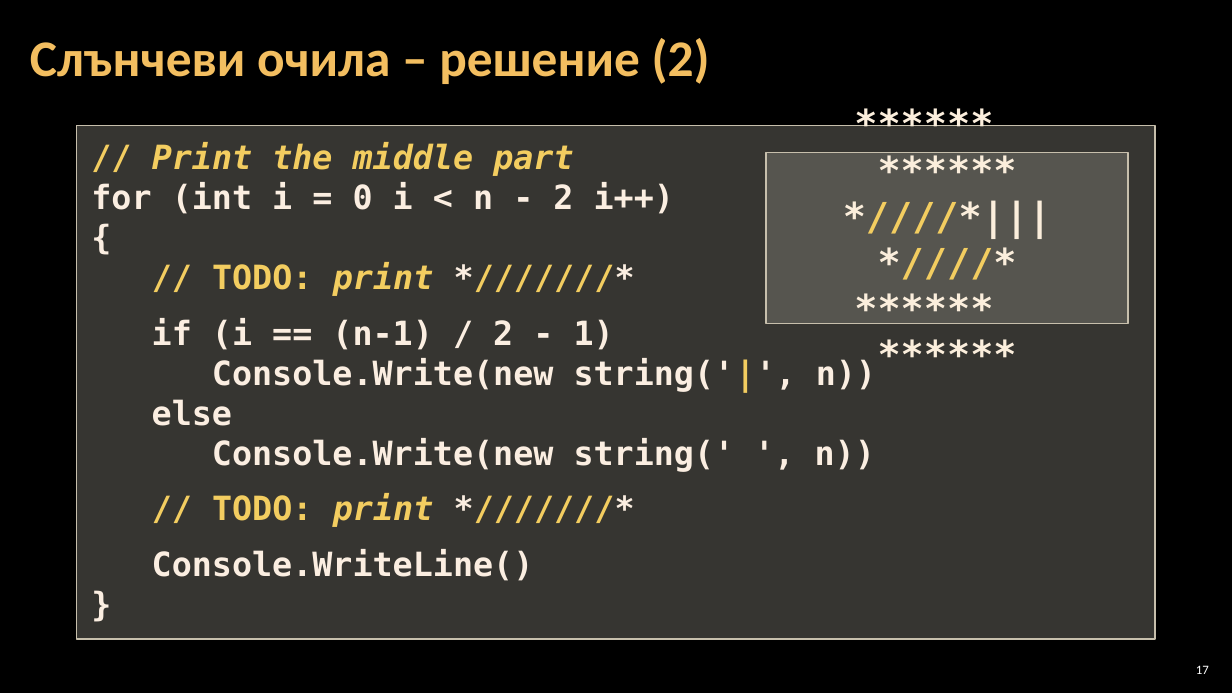
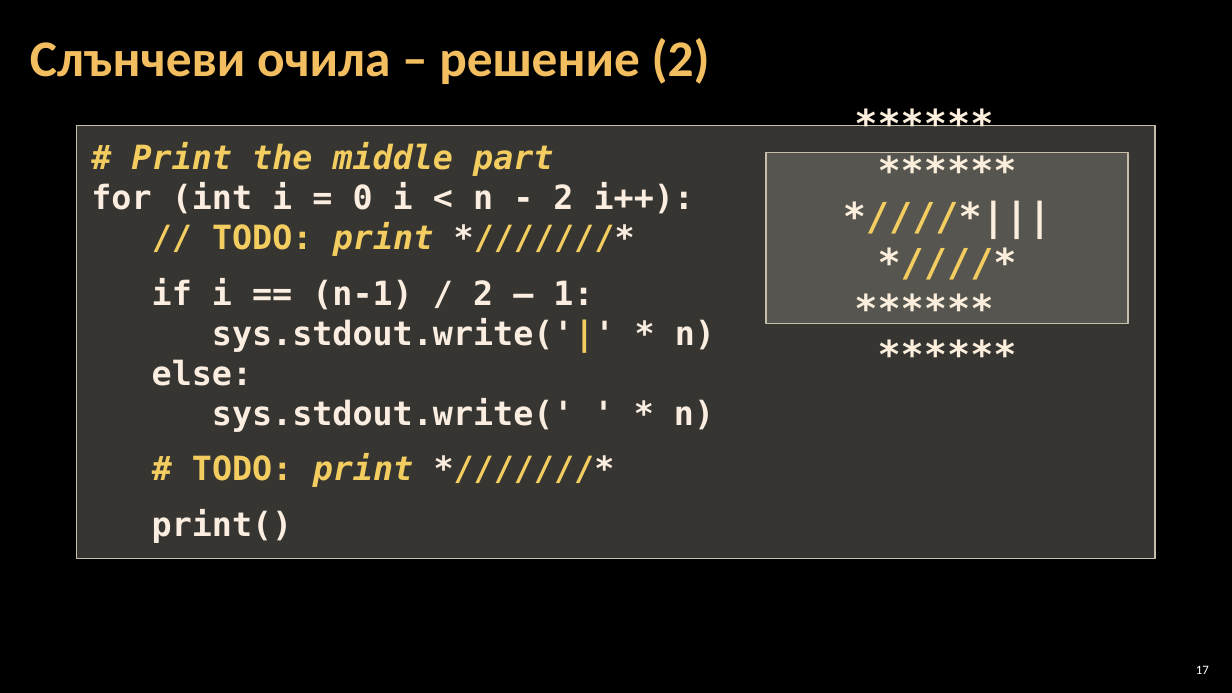
Before and after one commit to Software-University/Python-Basics, a slide deck: slide 17 of 6. Drawing-with-Loops/6. Drawing-with-Loops.pptx. Drawn at 1232x693 pixels with LibreOffice and Linux fonts; fonts in the diff are those of the drawing; background and template pictures are left out. Boxes give left, top, right and bottom in pixels: in the first picture for what was removed or moved away, otherwise in the second. Text is boxed around its words. In the diff, an @@ line names an element or a change of style, - is before the commit and + after.

```diff
--- a/6. Drawing-with-Loops/6. Drawing-with-Loops.pptx
+++ b/6. Drawing-with-Loops/6. Drawing-with-Loops.pptx
@@ rectangle "# Print the middle part" resized from (x1=77, y1=126, x2=1155, y2=640) to (x1=77, y1=126, x2=1155, y2=558) @@
@@ text in rectangle at (x1=91, y1=142, x2=694, y2=214): text changed; text colour #F3CD60 to #FBEEE1 @@
-// Print the middle part
-for (int i = 0 i < n - 2 i++)
-{
+# Print the middle part
+for (int i = 0 i < n - 2 i++):
@@ text in rectangle at (x1=152, y1=278, x2=715, y2=543): text changed @@
-if (i == (n-1) / 2 - 1)
-Console.Write(new string('|', n))
-else
-Console.Write(new string(' ', n))
-// TODO: print *///////*
-Console.WriteLine()
-}
+if i == (n-1) / 2 – 1:
+sys.stdout.write('|' * n)
+else:
+sys.stdout.write(' ' * n)
+# TODO: print *///////*
+print()
```
Also in this commit, not shown: 16 other slides changed, 13 other files.
